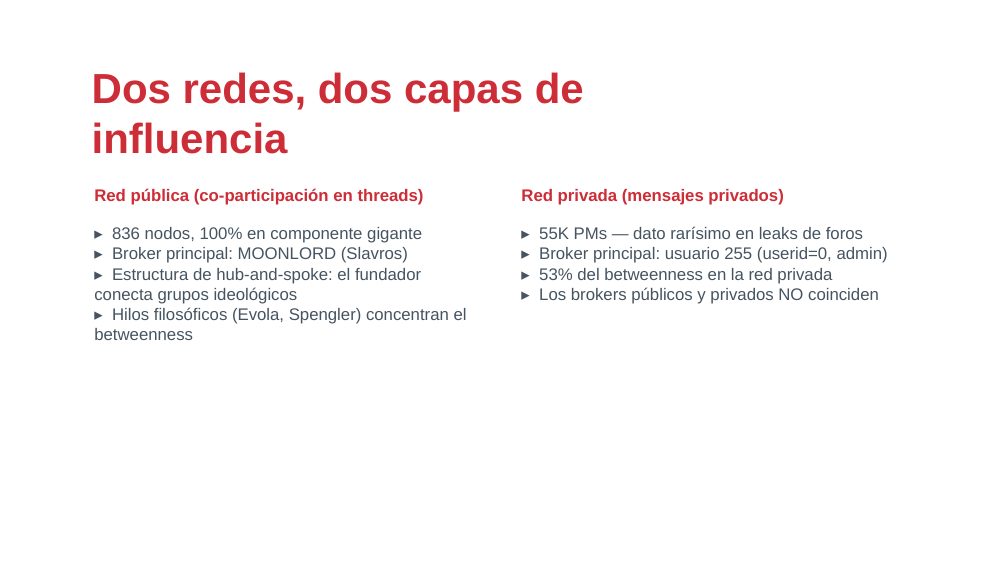
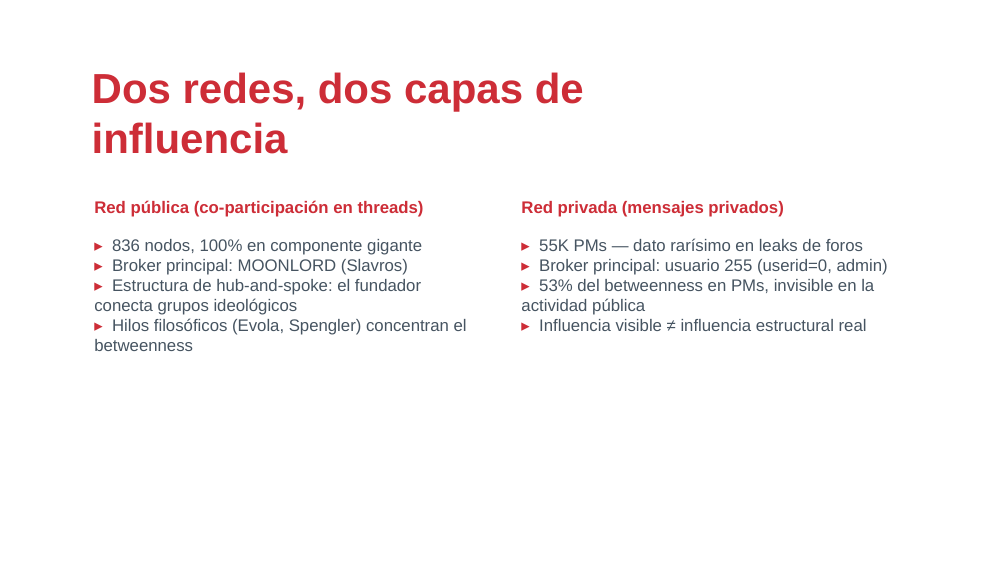
Before and after one commit to drj3ky11/FearOfTheDark, a slide deck: slide 8 of IronMarch/csbc26_caso_ironmarch.pptx. Drawn at 1008x567 pixels with LibreOffice and Linux fonts; fonts in the diff are those of the drawing; background and template pictures are left out. Boxes give left, top, right and bottom in pixels: in the first picture for what was removed or moved away, otherwise in the second. Text is boxed around its words. In the diff, an @@ line names an element or a change of style, - is before the commit and + after.

```diff
--- a/IronMarch/csbc26_caso_ironmarch.pptx
+++ b/IronMarch/csbc26_caso_ironmarch.pptx
@@ text "Red pública (co-participación en threads)": place and size @@
-text "Red pública (co-participación en threads)" at [94, 188, 424, 205]
+text "Red pública (co-participación en threads)" at [94, 200, 424, 217]
@@ text "Red privada (mensajes privados)": place and size @@
-text "Red privada (mensajes privados)" at [521, 189, 783, 205]
+text "Red privada (mensajes privados)" at [521, 201, 783, 217]
@@ text "▸ 836 nodos, 100% en ...": place and size @@
-text "▸ 836 nodos, 100% en ..." at [94, 227, 467, 340]
+text "▸ 836 nodos, 100% en ..." at [94, 239, 467, 351]
@@ text "▸ 836 nodos, 100% en ..." at [94, 239, 467, 351]: text colour #465461 to #CD2D37 in "▸", "▸", "▸", "▸" @@
@@ text "▸ 55K PMs — dato ...": place and size @@
-text "▸ 55K PMs — dato ..." at [539, 226, 888, 304]
+text "▸ 55K PMs — dato ..." at [521, 238, 888, 331]
@@ text at [539, 238, 888, 275]: text colour #465461 to #CD2D37 in "▸", "▸" @@
@@ text at [521, 279, 874, 331]: text changed @@
-▸ 53% del betweenness en la red privada
-▸ Los brokers públicos y privados NO coinciden
+▸ 53% del betweenness en PMs, invisible en la actividad pública
+▸ Influencia visible ≠ influencia estructural real
```
Also in this commit, not shown: 22 other slides changed, 2 slides added, 1 slide removed, 13 other files.
